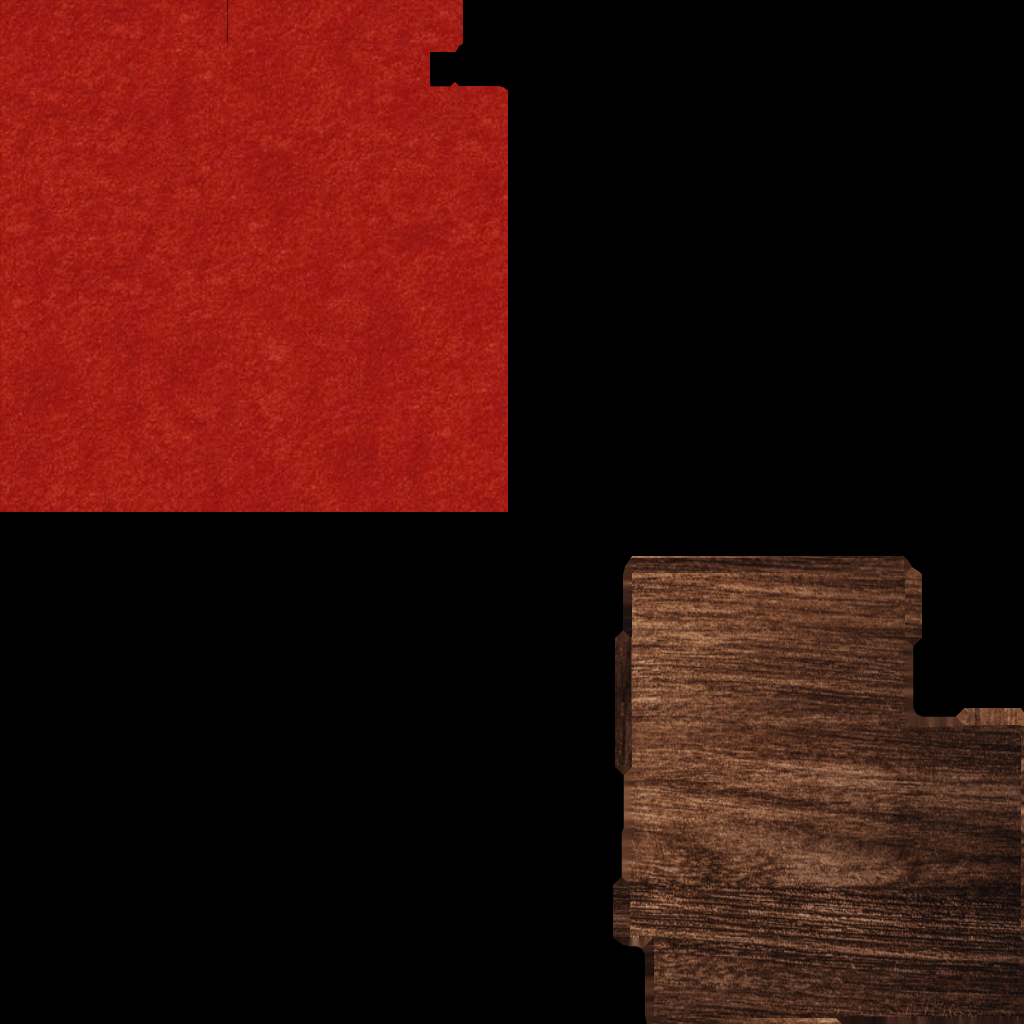
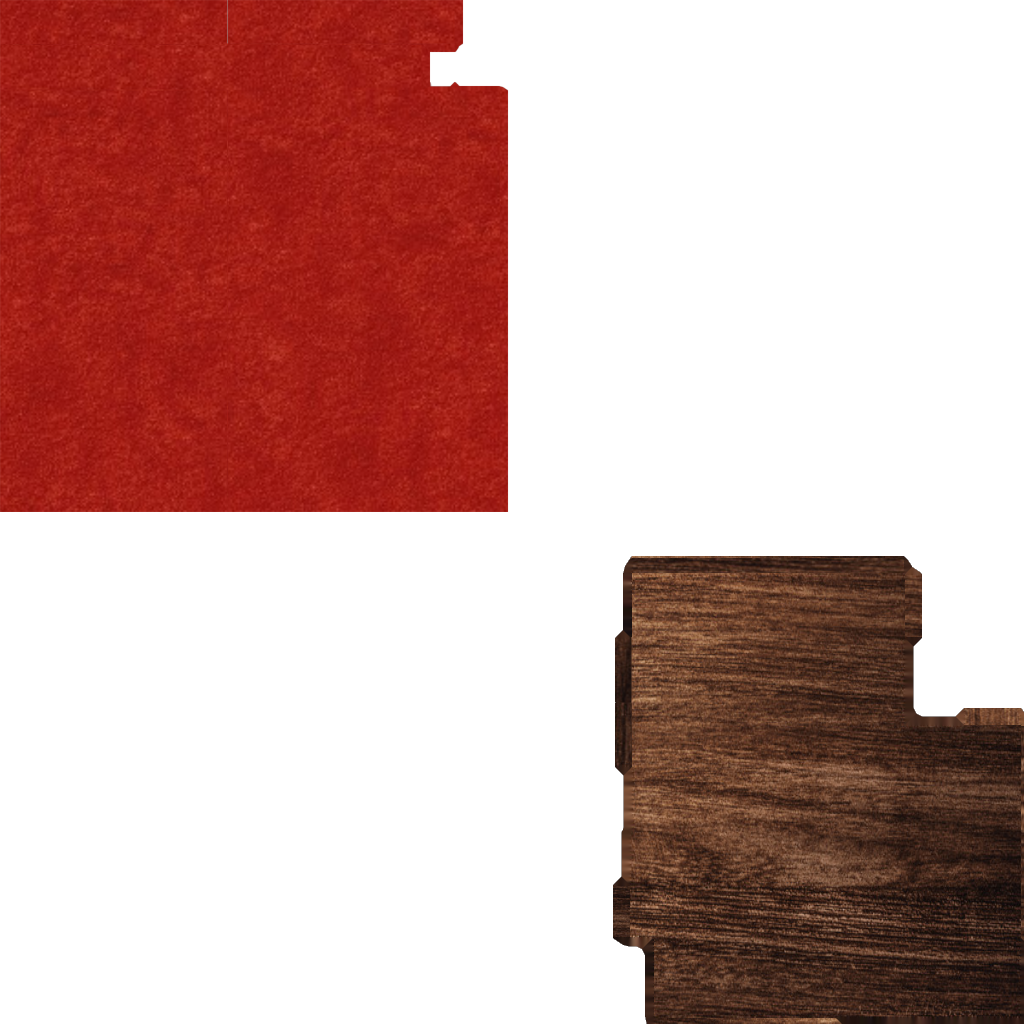
The second 1024 x 1024 image is a revision of the first. Changes to its layers:
hid "Background" over [0, 0, 1024, 1024]